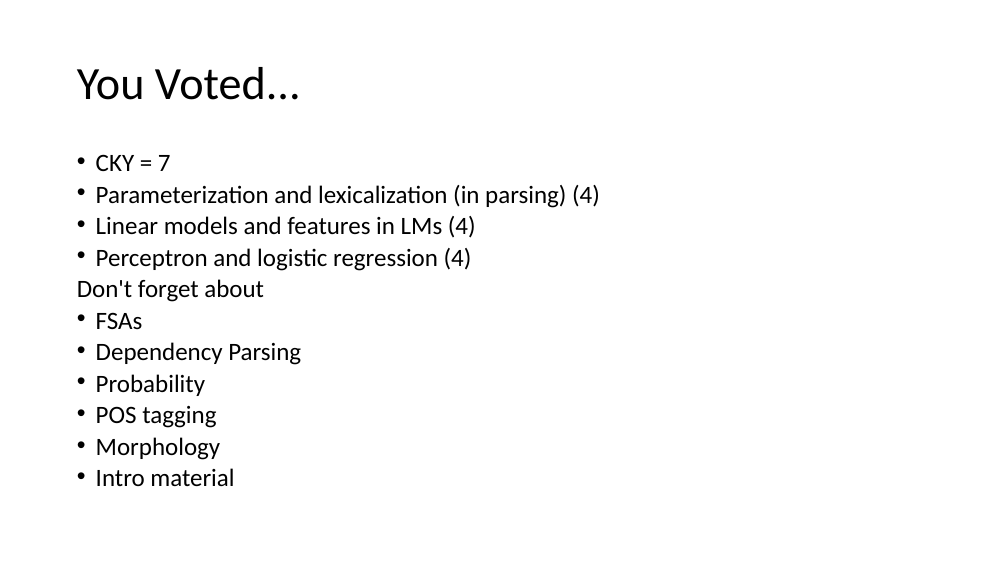
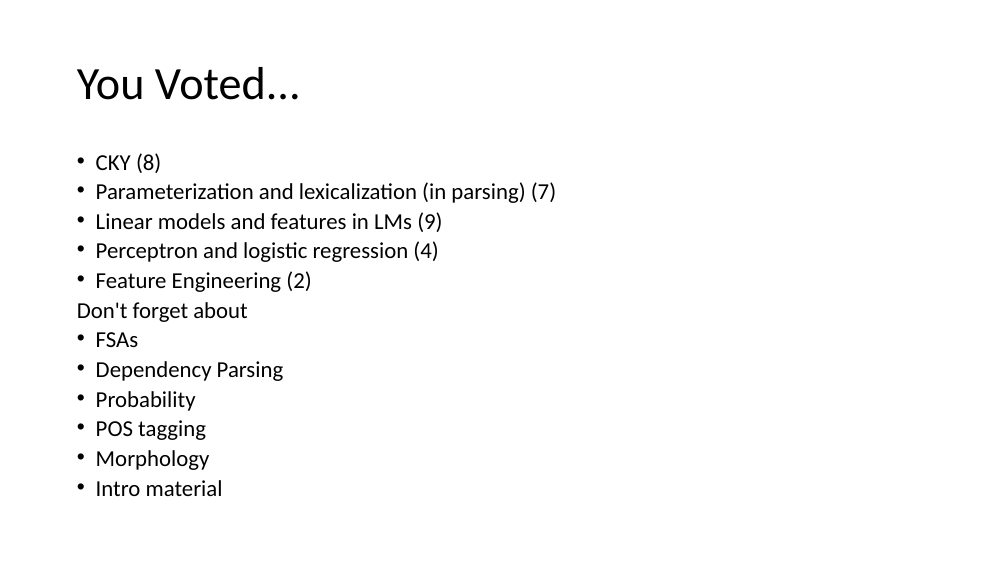
Before and after one commit to isi-nlp/csci_544_fa_18_slides, a slide deck: slide 2 of review_1003.pptx. Drawn at 1008x567 pixels with LibreOffice and Linux fonts; fonts in the diff are those of the drawing. Boxes give left, top, right and bottom in pixels: in the first picture for what was removed or moved away, otherwise in the second. Text is boxed around its words. In the diff, an @@ line names an element or a change of style, - is before the commit and + after.

```diff
--- a/review_1003.pptx
+++ b/review_1003.pptx
@@ text at [96, 153, 556, 232]: text changed; size 23.8 to 21.7 pt @@
-• CKY = 7
-• Parameterization and lexicalization (in parsing) (4)
-• Linear models and features in LMs (4)
+• CKY (8)
+• Parameterization and lexicalization (in parsing) (7)
+• Linear models and features in LMs (9)
@@ text at [77, 241, 438, 496]: size 23.8 to 21.7 pt in "Perceptron and logistic regression (4)", "Don't forget about", "FSAs", "Dependency Parsing" and 4 more places @@
@@ text at [96, 271, 311, 292]: paragraph added @@
+• Feature Engineering (2)
```
Also in this commit, not shown: 49 slides added.
